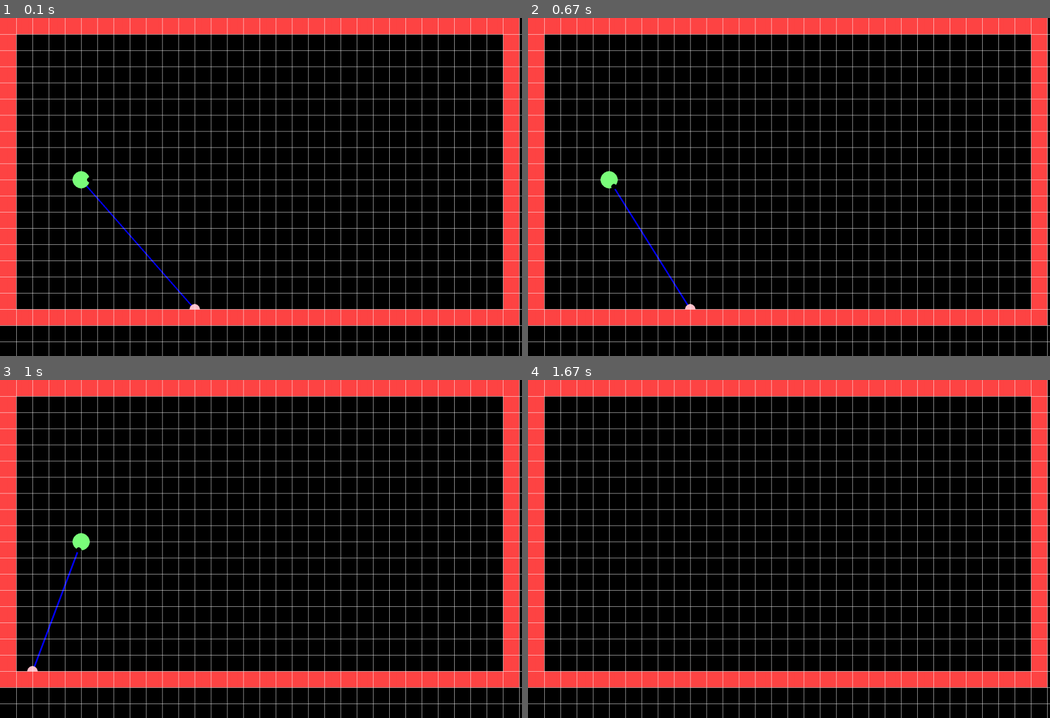
Above: before the commit, frames 1-4 (two rows, left to right).
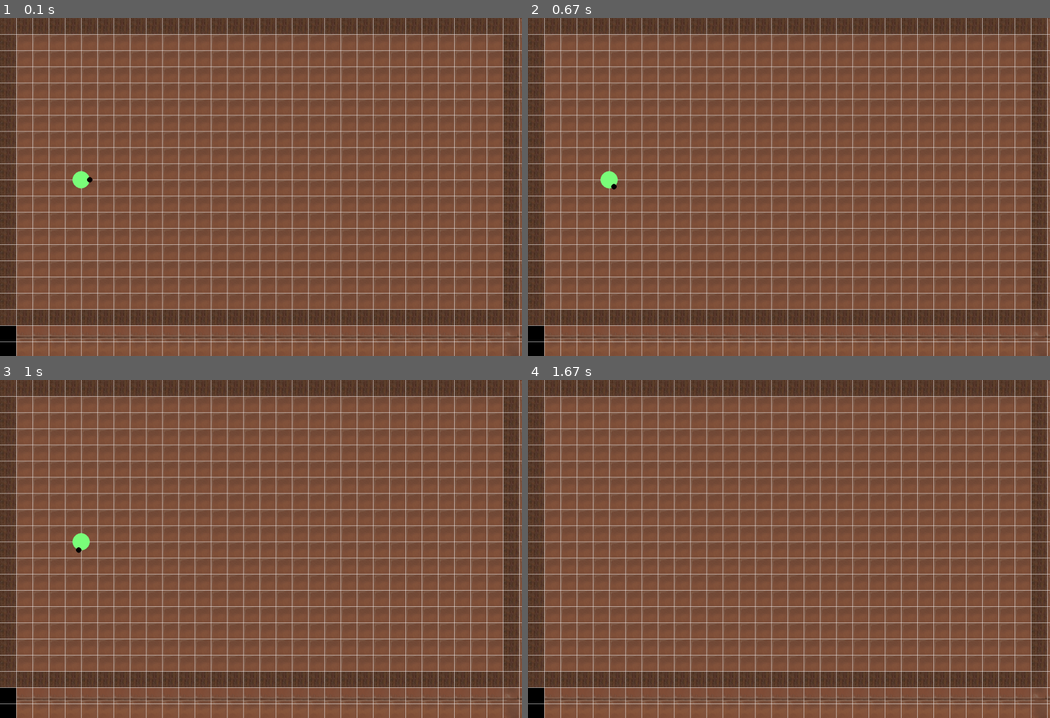
Above: after the commit, the same moments.

Repository: Best-code/Raycast
Game: pygame game, started from game.py
Two runs of this game, one before a commit and one after it. Both use one fixed random seed, a clock stepped at 60 frames per second and the inputs below.
Inputs (mouse positions are in pixels of both pictures, inside the frame that each line leads up to):
- Up to frame 1 (0.1 s): no input
- Up to frame 2 (0.67 s): hold Right from 0.33 s (still down)
- Up to frame 3 (1 s): release Right at 0.8 s; hold Right from 0.83 s (still down); move the mouse to (240, 562) at 0.87 s
- Up to frame 4 (1.67 s): release Right at 1.3 s; hold Left from 1.33 s (still down); move the mouse to (956, 538) at 1.37 s; tap Space at 1.4 s

The runs differ from the first frame. In frame 1, 99% of the frame differs, in the area x 0-100%, y 0-100%; in frame 2, 99%; in frame 3, 99%; in frame 4, 99%.

Commit message:
Added textures

Diff:
--- a/map.py
+++ b/map.py
@@ -1,7 +1,7 @@
 import pygame
 from PygameEngine import GameEngine
 from pygame.locals import *
-
+import os
 class Map:
 
     CELLSIZE = 47
@@ -38,6 +38,10 @@
         self.wallMap = {}
         self.getMap()
 
+        wall = pygame.image.load(os.path.join("Resources","walls.jpg")).convert()
+        floor = pygame.image.load(os.path.join("Resources","floor.png")).convert()
+        self.tiles = [wall, floor]
+
     def loadMap(self):
         with open("map.txt") as file:
             for indexY, line in enumerate(file):
@@ -68,19 +72,27 @@
     def update(self):
         self.editMap()
 
+    def blit(self, index, x, y):
+        cellsize = self.CELLSIZE
+        GameEngine.screen.blit(self.tiles[index],(x*cellsize, y*cellsize,cellsize,cellsize))
+
     def drawMap(self):
         for yInd, y in enumerate(self.gameMap):
             for xInd in range(len(y)):
-                if (y[xInd] == "1"):                                # WALL COLOR
-                    pygame.draw.rect(GameEngine.screen, (255, 69, 69),
-                                     pygame.Rect(xInd*self.CELLSIZE, yInd*self.CELLSIZE,
-                                                 self.CELLSIZE, self.CELLSIZE))
+                if (y[xInd] == "1"):
+                                                    # WALL COLOR
+                    #pygame.draw.rect(GameEngine.screen, (255, 69, 69),
+                      #               pygame.Rect(xInd*self.CELLSIZE, yInd*self.CELLSIZE,
+                       #                          self.CELLSIZE, self.CELLSIZE))
+                       self.blit(0,xInd,yInd)
                 else:
-                                                                    # MAP COLOR
-                   """ pygame.draw.rect(GameEngine.screen, (50, 150, 30),
-                                     pygame.Rect(xInd*self.CELLSIZE, yInd*self.CELLSIZE,
-                                     self.CELLSIZE, self.CELLSIZE))
-"""
+                       self.blit(1,xInd,yInd)
+
+                                                            # MAP COLOR
+                """ pygame.draw.rect(GameEngine.screen, (50, 150, 30),
+                pygame.Rect(xInd*self.CELLSIZE, yInd*self.CELLSIZE,
+                self.CELLSIZE, self.CELLSIZE))
+                """
 
     def drawGrid(self):
         for x in range(1, self.COLS+1):
Binary file added: Resources/floor.png
Binary file added: Resources/walls.jpg
Not shown, added: .DS_Store
